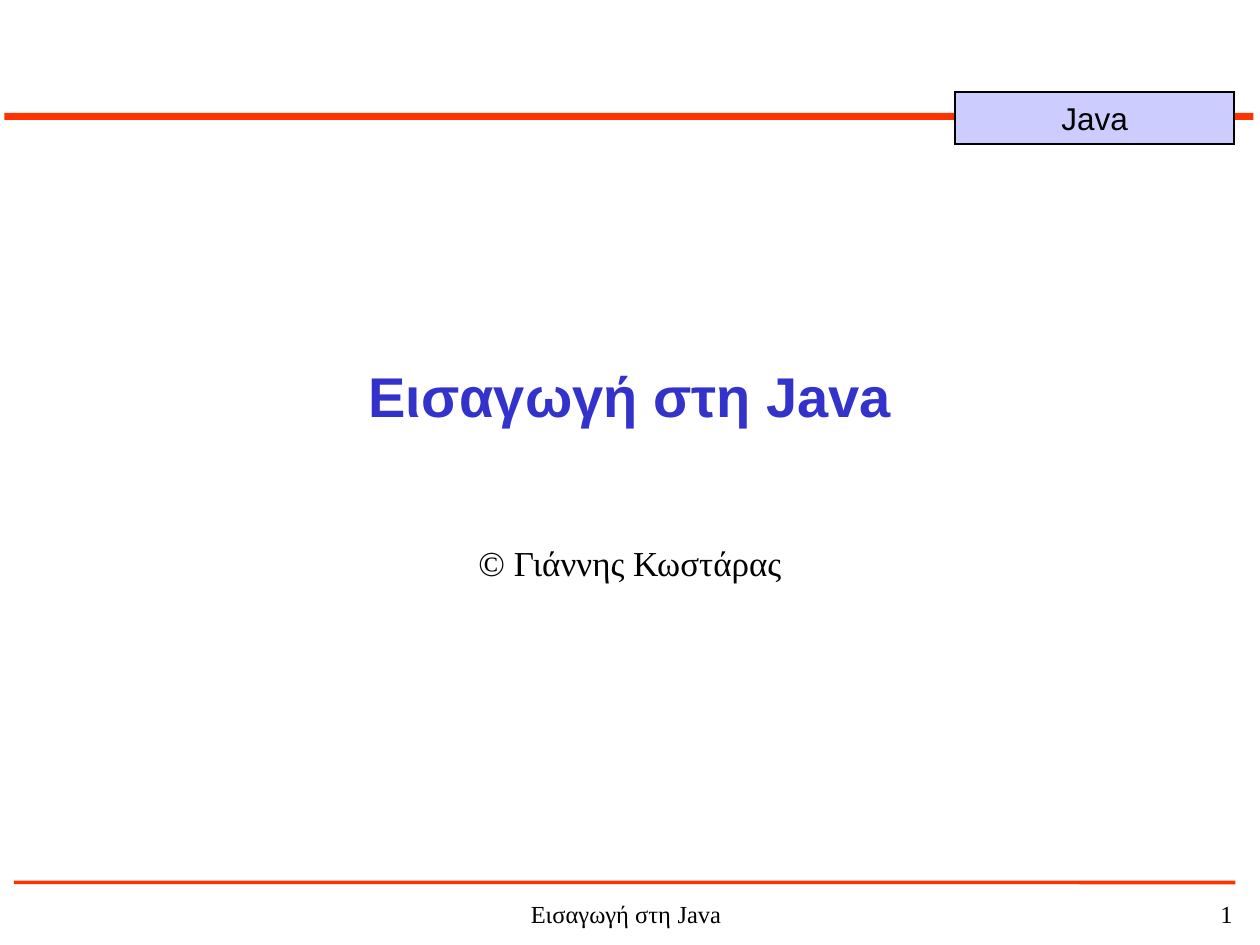
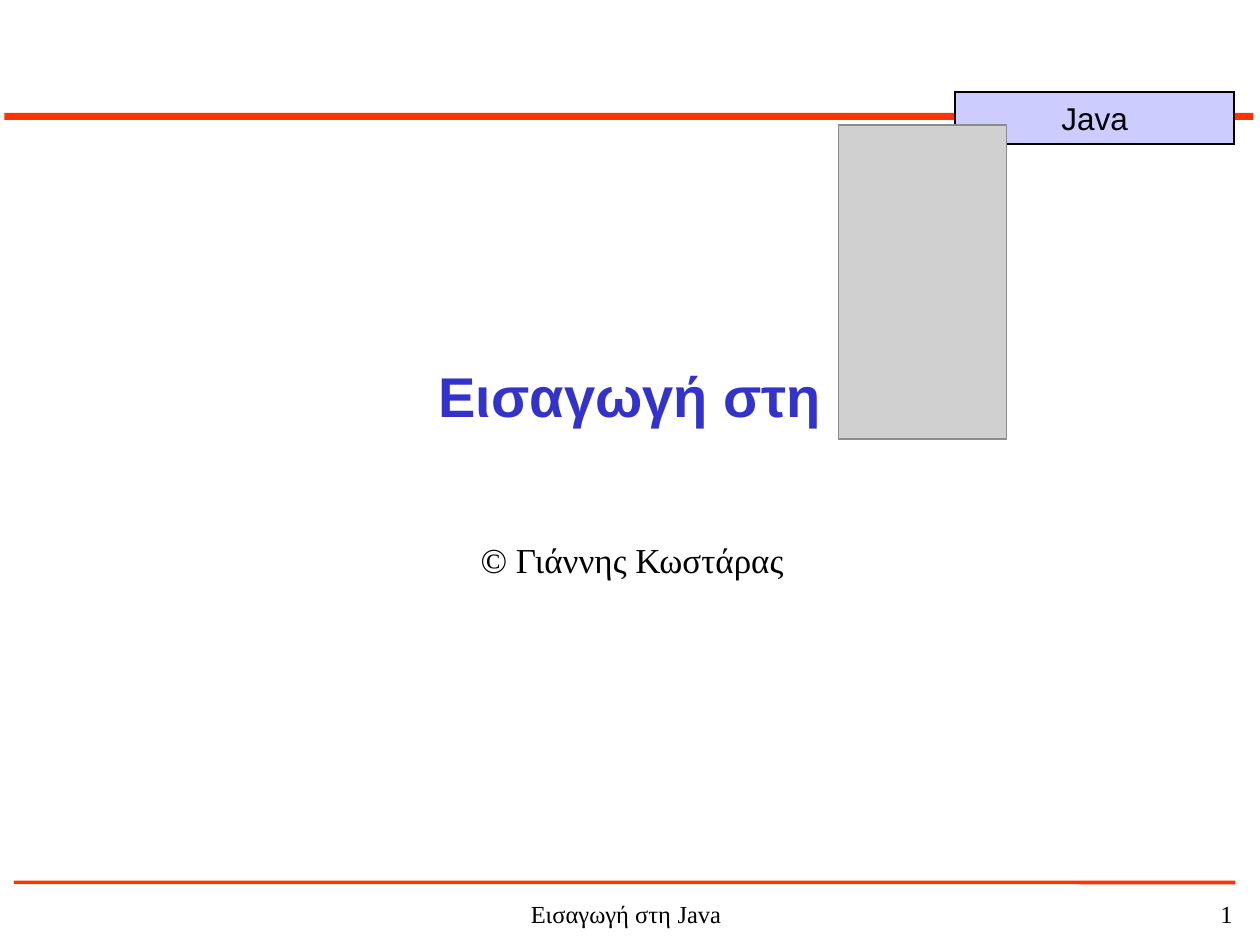
Before and after one commit to jkost/jkost.github.io, a slide deck: slide 1 of Java/slides/1-JavaHistory.ppt. Drawn at 1260x945 pixels with LibreOffice and Linux fonts; fonts in the diff are those of the drawing; grey boxes stand for pictures. Boxes give left, top, right and bottom in pixels: in the first picture for what was removed or moved away, otherwise in the second. Text is boxed around its words. In the diff, an @@ line names an element or a change of style, - is before the commit and + after.

```diff
--- a/Java/slides/1-JavaHistory.ppt
+++ b/Java/slides/1-JavaHistory.ppt
@@ picture added at bbox=[838, 125, 1007, 438] @@
@@ title at bbox=[438, 375, 820, 428]: text changed @@
-Εισαγωγή στη Java
+Εισαγωγή στη
@@ subtitle "© Γιάννης Κωστάρας": place and size @@
-subtitle "© Γιάννης Κωστάρας" at bbox=[514, 551, 781, 584]
+subtitle "© Γιάννης Κωστάρας" at bbox=[516, 548, 783, 580]
```
Also in this commit, not shown: 8 slides added, 37 slides removed, 2 other files.
